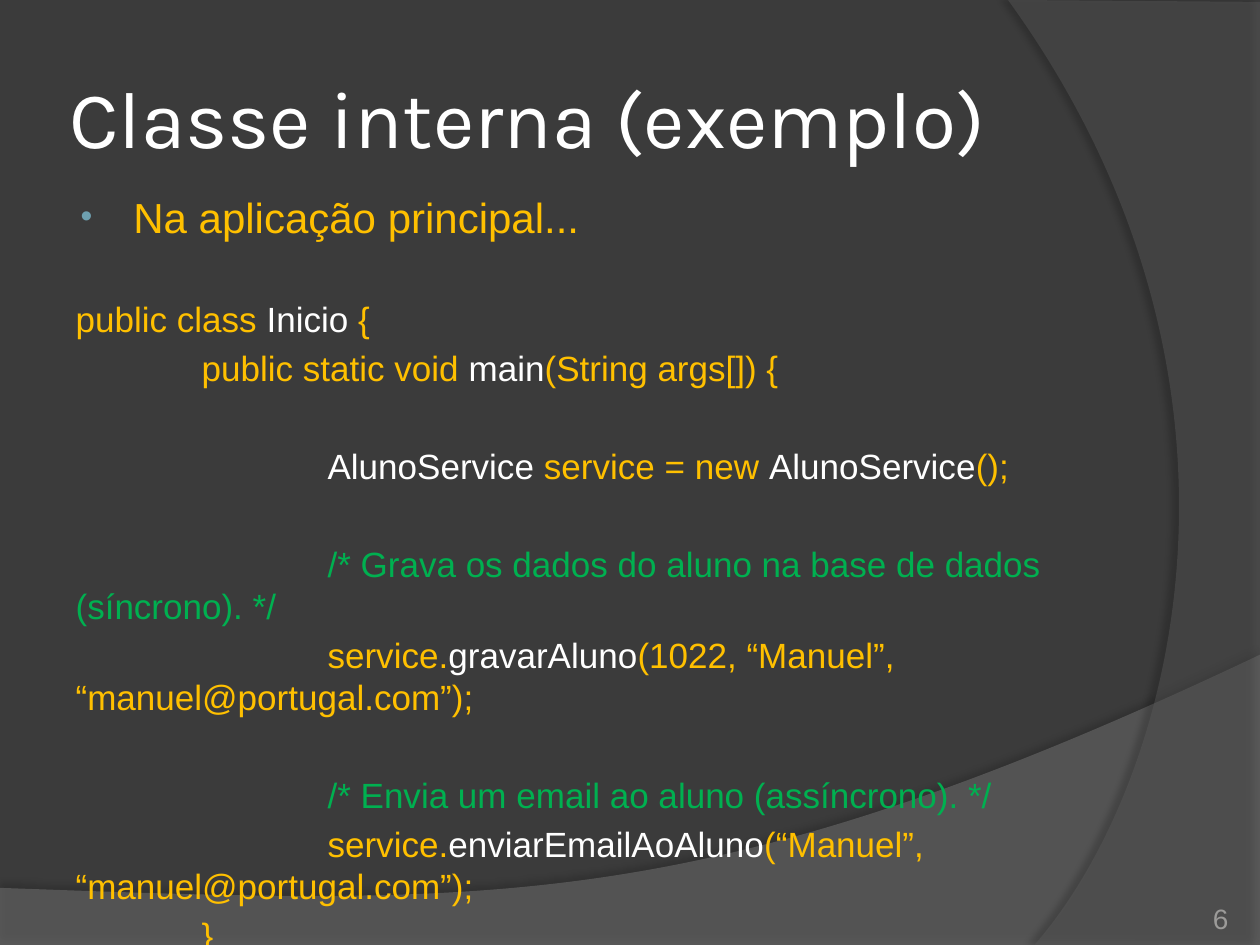
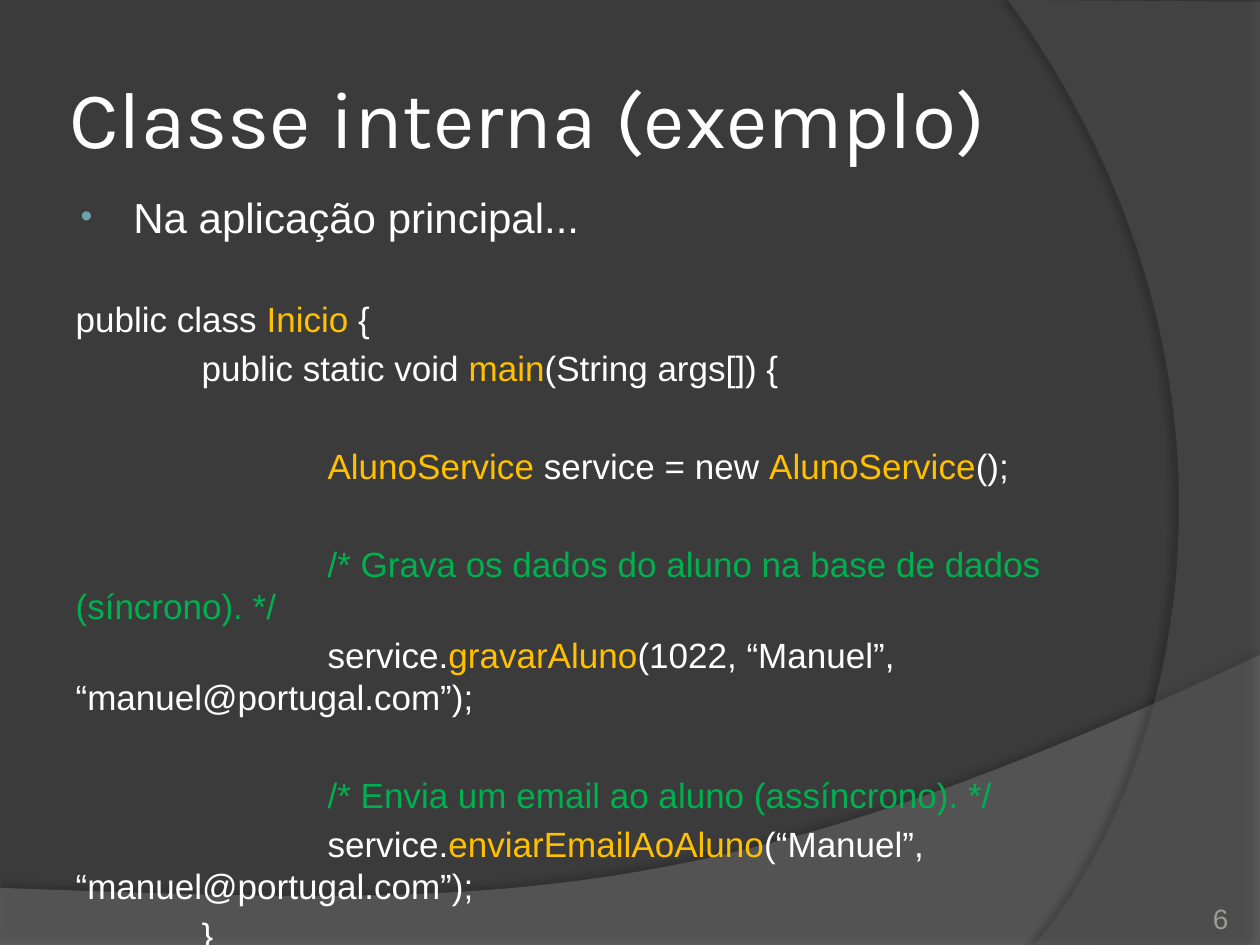
Before and after one commit to duchesqui/slzvieira-training, a slide deck: slide 6 of trunk/2-Java-Programmer-Modulo-II/01.Capitulo01.pptx. Drawn at 1260x945 pixels with LibreOffice and Linux fonts; fonts in the diff are those of the drawing. Boxes give left, top, right and bottom in pixels: in the first picture for what was removed or moved away, otherwise in the second. Text is boxed around its words. In the diff, an @@ line names an element or a change of style, - is before the commit and + after.

Commit message:
Ajustes de marcação de código exemplo. Texto comum branco, texto destaque amarelo.

```diff
--- a/trunk/2-Java-Programmer-Modulo-II/01.Capitulo01.pptx
+++ b/trunk/2-Java-Programmer-Modulo-II/01.Capitulo01.pptx
@@ text at [76, 202, 1009, 906]: text colour #FFC000 to #FFFFFF in "Na aplicação principal...", "public class {", "public static void main(String args[]) {", "service = new AlunoService();" and 4 more places; text colour #FFFFFF to #FFC000 in "Inicio", "main(String", "AlunoService AlunoService();", "service.gravarAluno(1022," and 1 more places @@
```
Also in this commit, not shown: 9 other slides changed, 11 other files.
